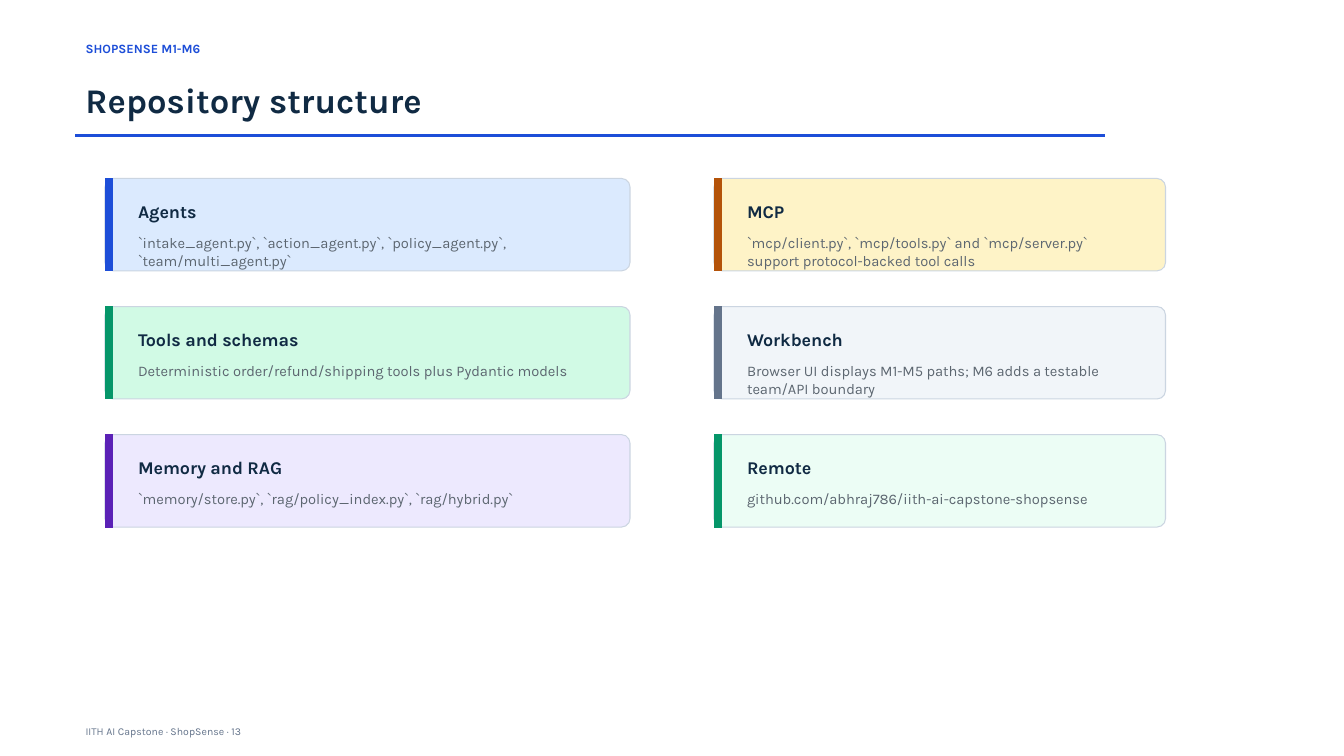
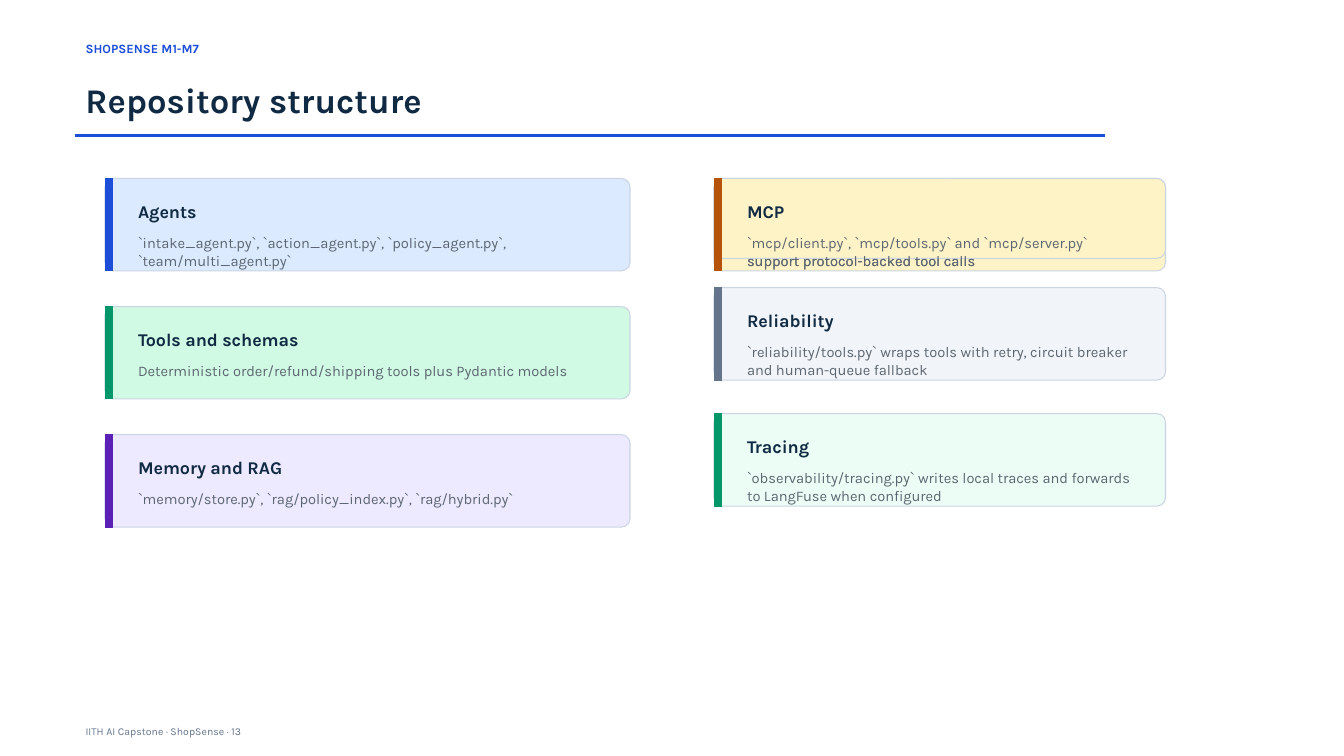
Before and after one commit to abhraj786/iith-ai-capstone-shopsense, a slide deck: slide 13 of docs/deck/iith-ai-capstone-shopsense.pptx. Drawn at 1344x756 pixels with LibreOffice and Linux fonts; fonts in the diff are those of the drawing. Boxes give left, top, right and bottom in pixels: in the first picture for what was removed or moved away, otherwise in the second. Text is boxed around its words. In the diff, an @@ line names an element or a change of style, - is before the commit and + after.

Commit message:
feat: add tracing and tool reliability

```diff
--- a/docs/deck/iith-ai-capstone-shopsense.pptx
+++ b/docs/deck/iith-ai-capstone-shopsense.pptx
@@ text at (x1=86, y1=44, x2=199, y2=53): text changed @@
-SHOPSENSE M1-M6
+SHOPSENSE M1-M7
@@ rounded rectangle added at (x1=714, y1=178, x2=1166, y2=258), fill #FEF3C7, outline #CBD5E1 0.75 pt @@
@@ text at (x1=747, y1=237, x2=1088, y2=252): text changed @@
-Browser UI displays M1-M5 paths; M6 adds a testable team/API boundary
+`mcp/client.py`, `mcp/tools.py` and `mcp/server.py` support protocol-backed tool calls
@@ text at (x1=747, y1=314, x2=834, y2=332): text changed @@
-Remote
+Reliability
@@ text at (x1=747, y1=346, x2=1127, y2=379): text changed @@
-github.com/abhraj786/iith-ai-capstone-shopsense
+`reliability/tools.py` wraps tools with retry, circuit breaker and human-queue fallback
@@ text removed at (x1=747, y1=333, x2=843, y2=347) @@
-Workbench
@@ 2 rounded rectangles, 2 rectangles moved together from (x1=714, y1=307, x2=1166, y2=527) to (x1=714, y1=287, x2=1166, y2=506) @@
@@ text added at (x1=747, y1=440, x2=809, y2=458), 12.8 pt, text #102A43, bold @@
+Tracing
@@ text added at (x1=747, y1=472, x2=1130, y2=505), 10.5 pt, text #5C6670 @@
+`observability/tracing.py` writes local traces and forwards to LangFuse when configured
```
Also in this commit, not shown: 15 other slides changed, 1 slide added, 11 other files.
